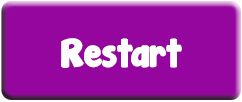
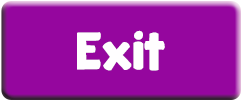
Before/after of a 242x102 layered artwork. What changed in the layer stack:
renamed "Restart" to "Exit", painted on it over [61, 30, 182, 71]
